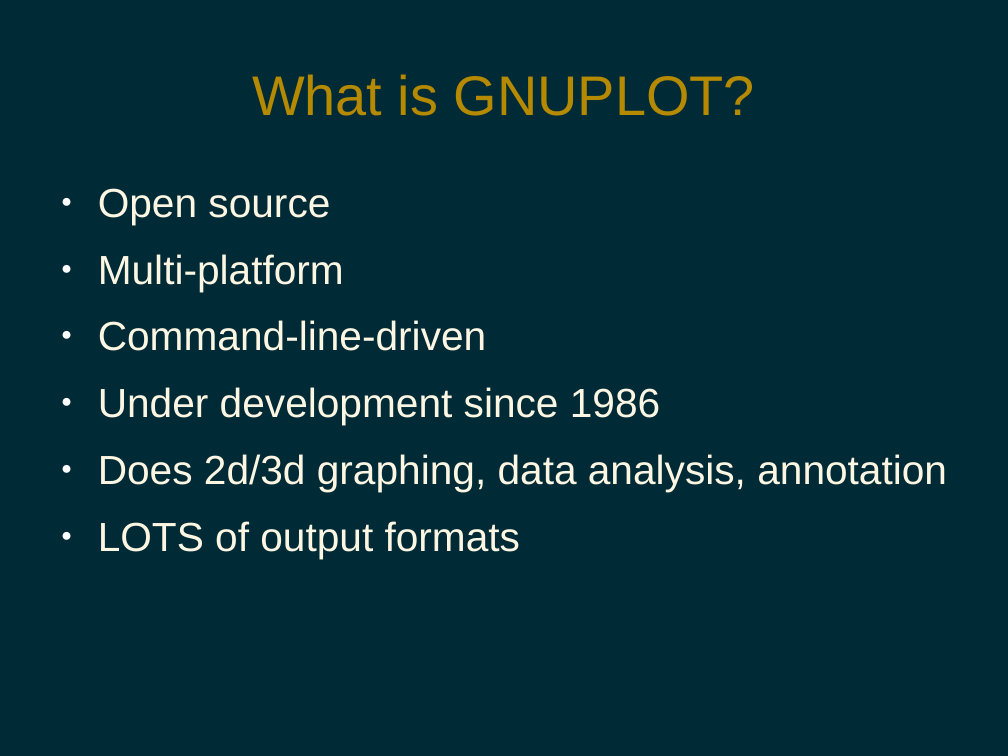
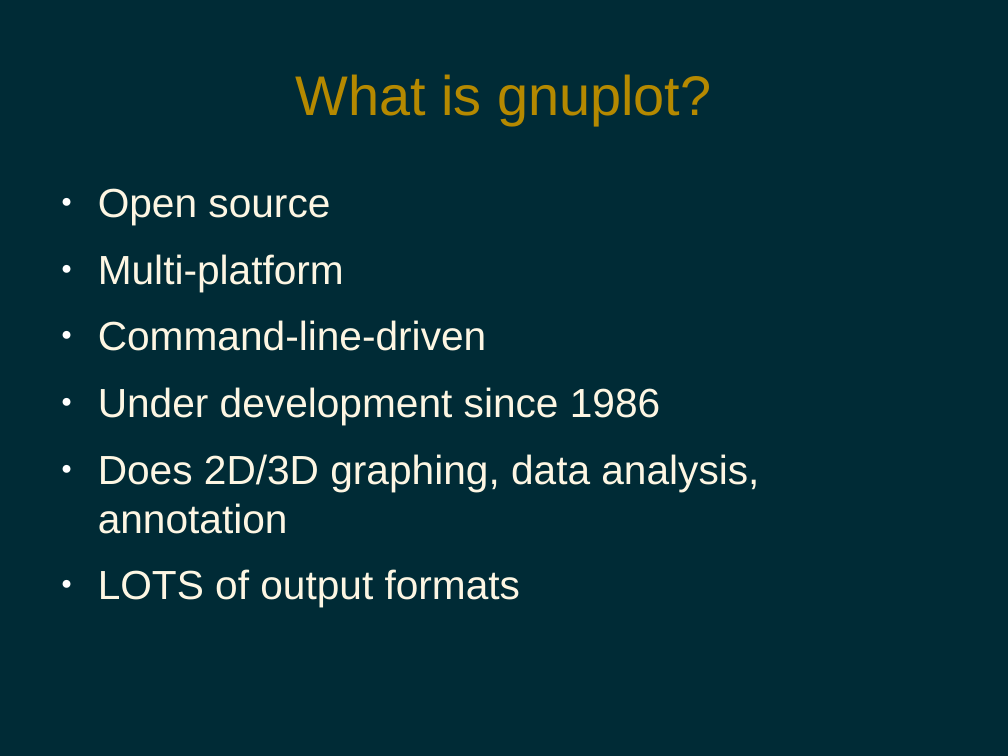
Before and after one commit to pdg137/gnuplot-pres, a slide deck: slide 3 of gnuplot.odp. Drawn at 1008x756 pixels with LibreOffice and Linux fonts; fonts in the diff are those of the drawing. Boxes give left, top, right and bottom in pixels: in the first picture for what was removed or moved away, otherwise in the second. Text is boxed around its words. In the diff, an @@ line names an element or a change of style, - is before the commit and + after.

Commit message:
a few more slides

```diff
--- a/gnuplot.odp
+++ b/gnuplot.odp
@@ title at (296, 74, 711, 125): text changed @@
-What is GNUPLOT?
+What is gnuplot?
@@ text at (98, 454, 759, 534): text changed @@
-● Does 2d/3d graphing, data analysis, annotation
+● Does 2D/3D graphing, data analysis, annotation
```
Also in this commit, not shown: 8 other slides changed, 2 slides added.
